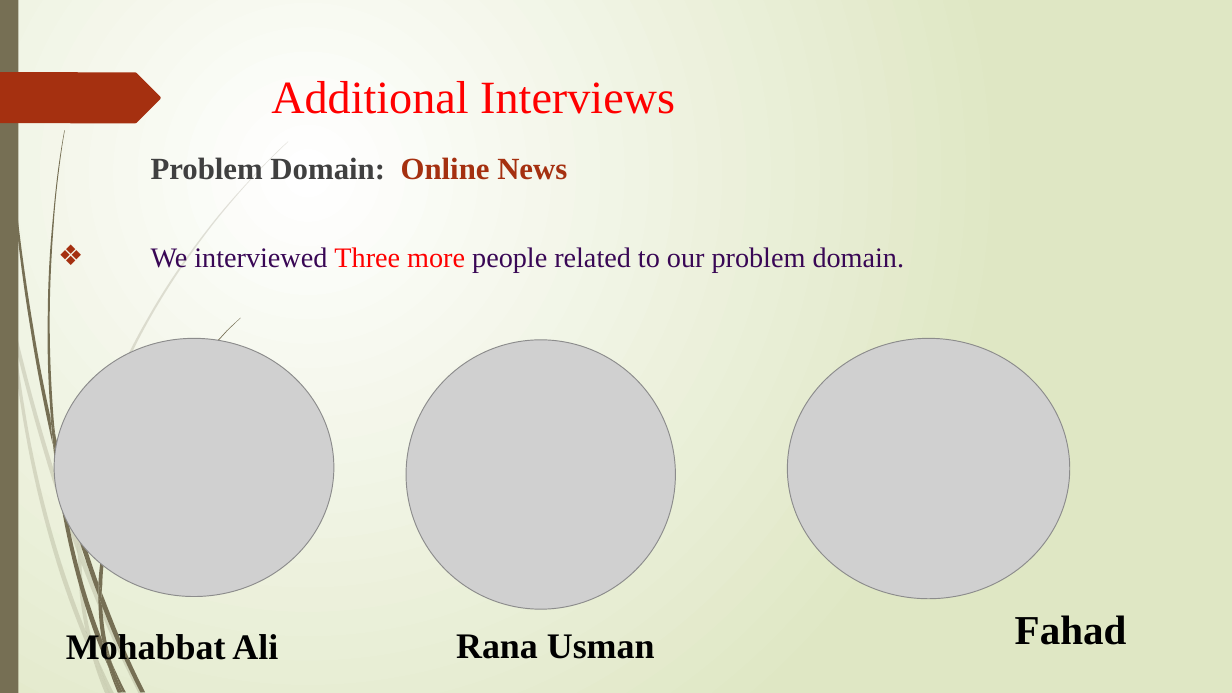
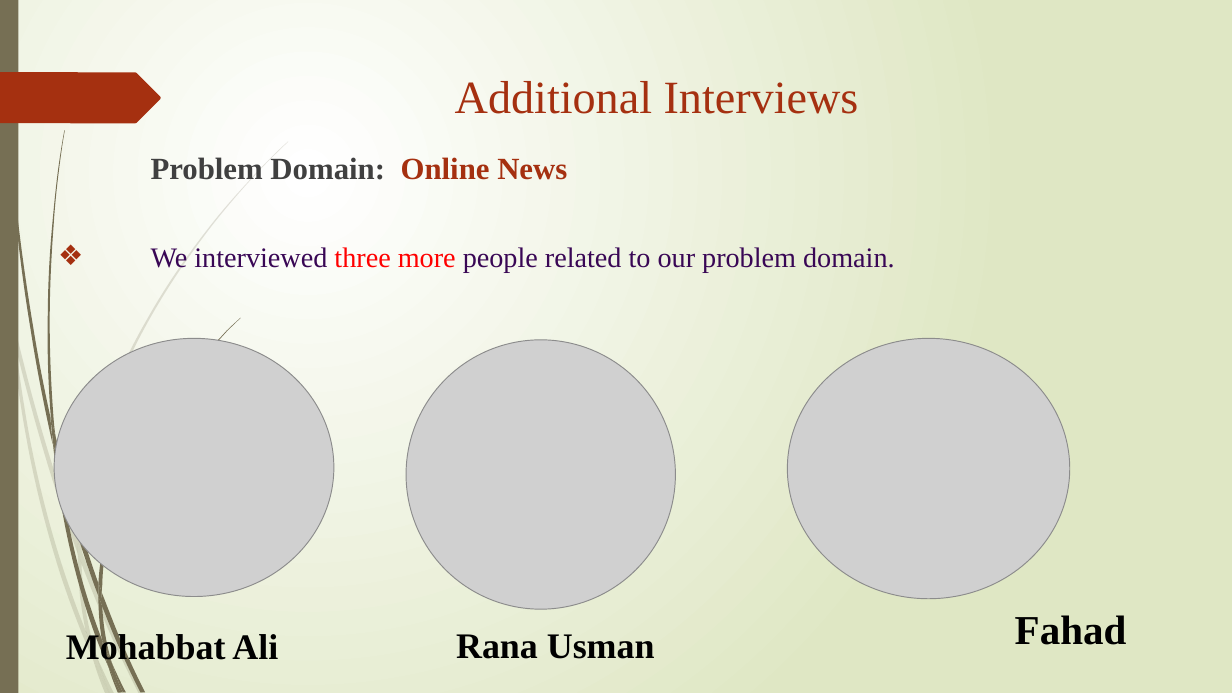
Before and after one commit to Zeeshanily/Citizen-Journalism, a slide deck: slide 2 of pj-task 2/Presentation.pptx. Drawn at 1232x693 pixels with LibreOffice and Linux fonts; fonts in the diff are those of the drawing; grey boxes stand for pictures. Boxes give left, top, right and bottom in pixels: in the first picture for what was removed or moved away, otherwise in the second. Text is boxed around its words. In the diff, an @@ line names an element or a change of style, - is before the commit and + after.

```diff
--- a/pj-task 2/Presentation.pptx
+++ b/pj-task 2/Presentation.pptx
@@ title "Additional Interviews": place and size @@
-title "Additional Interviews" at <box>271,81,675,114</box>
+title "Additional Interviews" at <box>455,81,859,114</box>
@@ title "Additional Interviews" at <box>455,81,859,114</box>: text colour #FF0000 to #A53010; alignment left to centre @@
@@ text at <box>151,247,895,272</box>: text changed @@
-❖ We interviewed Three more people related to our problem domain.
+❖ We interviewed three more people related to our problem domain.
```
Also in this commit, not shown: 6 other slides changed, 2 other files.
